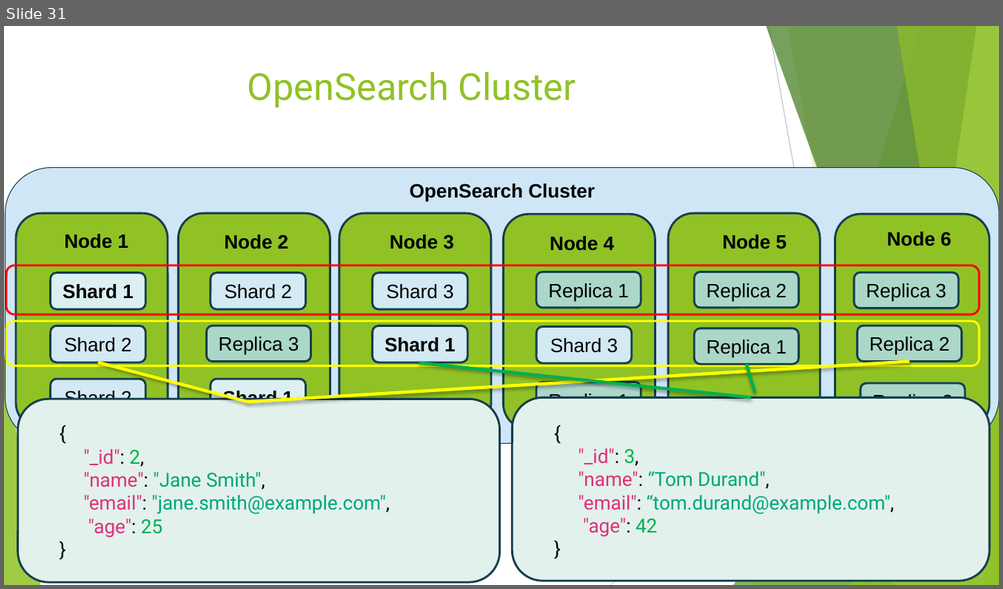
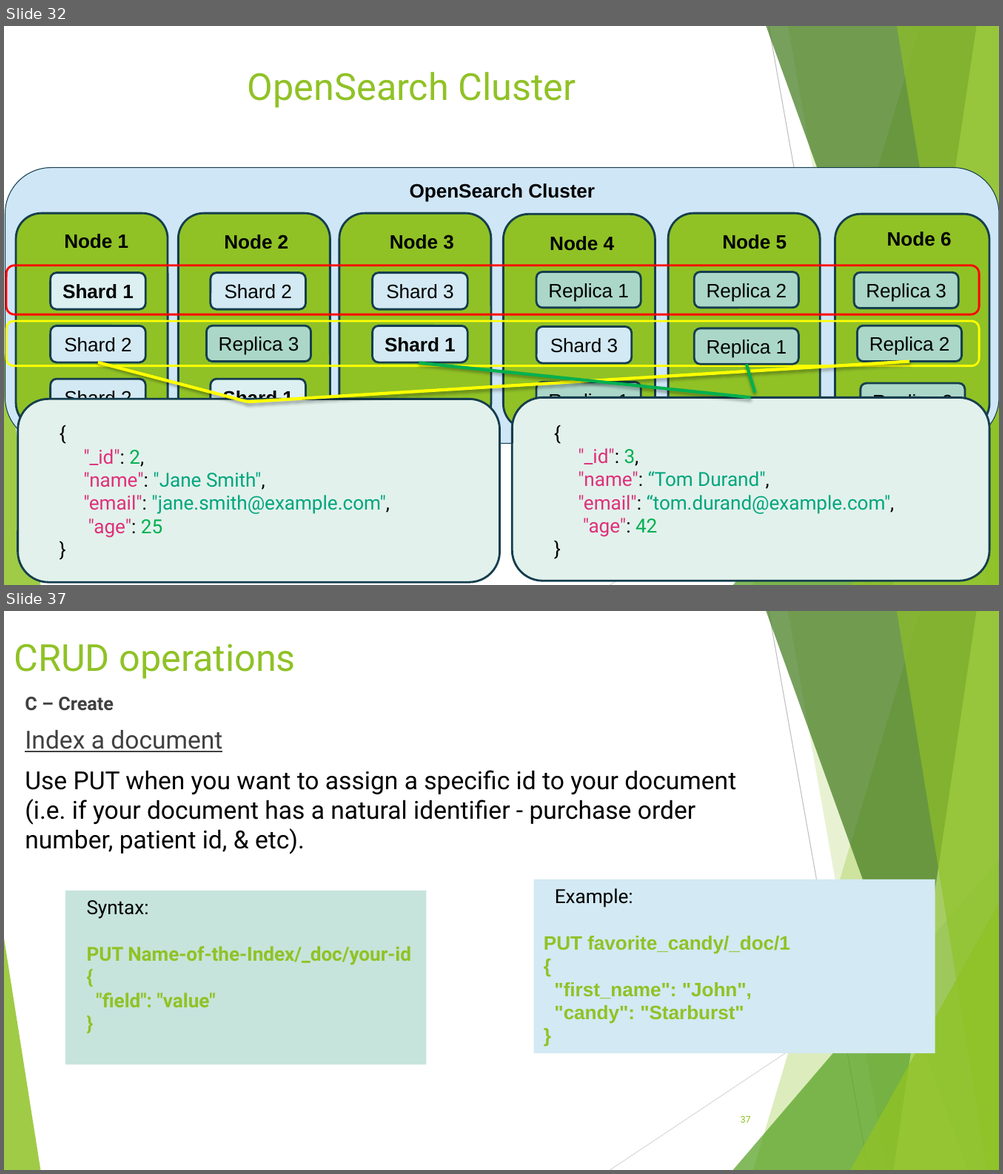
Before and after one commit to zwergon/ensg_search, a slide deck: docs/NoSQL introduction.pptx. Shown one above the other, each under a label of ours: slide 31 before the commit, slides 32 and 37 after it; the slides between them are not shown. The pictures are 1003x589 and 1003x1174 pixels, drawn with LibreOffice and Linux fonts; fonts in the diff are those of the drawing. Boxes give left, top, right and bottom in pixels: in the first picture for what was removed or moved away, otherwise in the second. Text is boxed around its words. In the diff, an @@ line names an element or a change of style, - is before the commit and + after.

```diff
--- a/docs/NoSQL introduction.pptx
+++ b/docs/NoSQL introduction.pptx
@@ slide 37 added at box(4, 611, 999, 1170), background #FFFFFF; not listed: 10 template elements that a slide beside it also shows @@
@@ title added at box(14, 644, 295, 679), 36 pt, text #90C226 @@
+CRUD operations
@@ text added at box(25, 697, 736, 854), 24 pt, text #000000 @@
+C – Create
+Index a document
+Use PUT when you want to assign a specific id to your document (i.e. if your document has a natural identifier - purchase order number, patient id, & etc).
@@ rectangle added at box(65, 891, 426, 1065), fill #C6E4DB, 18.7 pt, text #90C226, bold @@
+Syntax:
+PUT Name-of-the-Index/_doc/your-id
+{
+"field": "value"
+}
@@ rectangle added at box(534, 880, 935, 1054), fill #D3E9F3, 18.7 pt, text #90C226, bold @@
+Example:
+PUT favorite_candy/_doc/1
+{
+"first_name": "John",
+"candy": "Starburst"
+}
@@ page number added at box(740, 1116, 751, 1123), 9 pt, text #90C226 @@
+37
@@ what was slide 31 is now slide 32 @@
```
Also in this commit, not shown: 1 slide changed, 34 other slides added, 8 other files.
